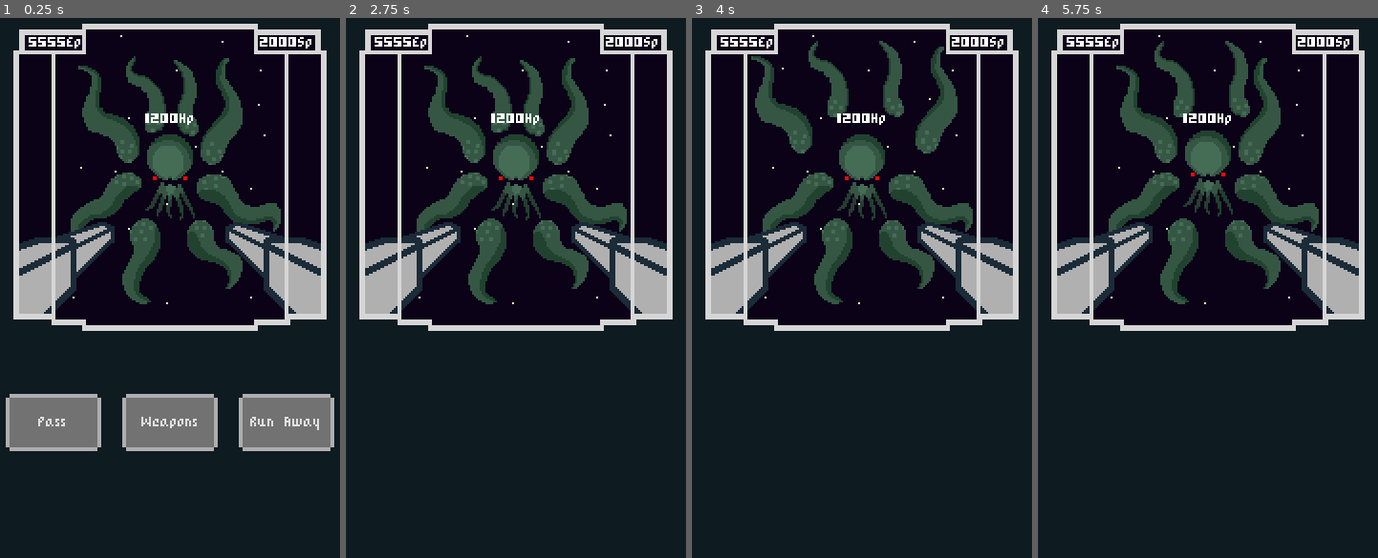
Above: before the commit, frames 1-4 (left to right).
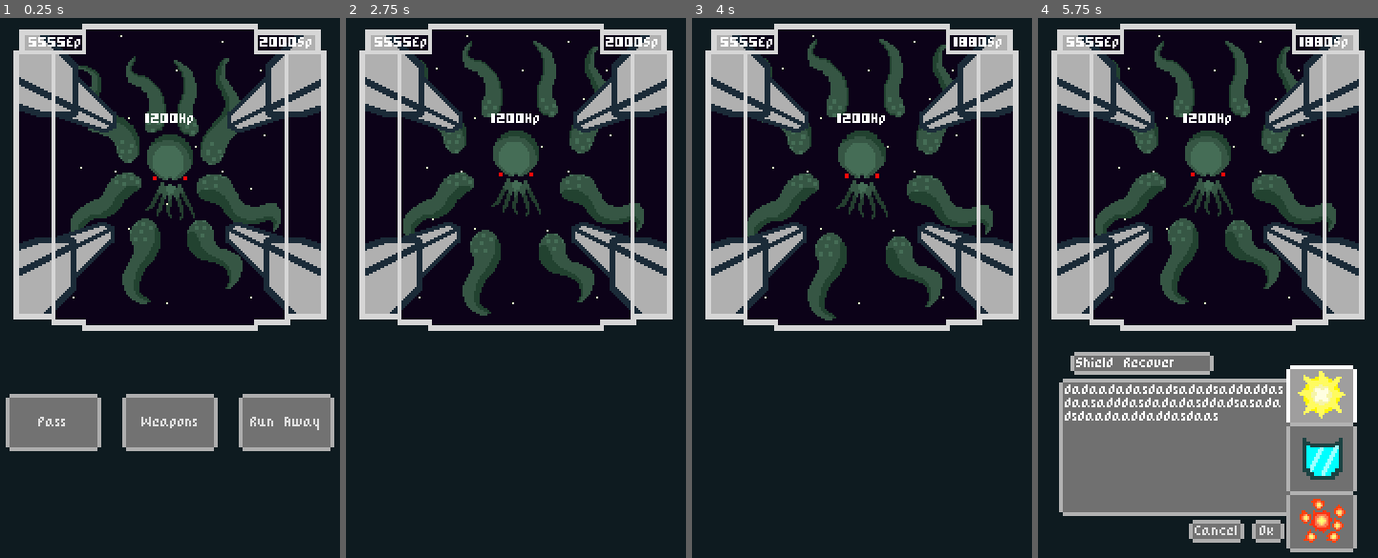
Above: after the commit, the same moments.

Repository: Razzf/SpaceRpg
Game: Godot game, scene res://Scenes/Battle.tscn
Two runs of this game, one before a commit and one after it. Both use one fixed random seed, a clock stepped at 60 frames per second and the inputs below. The project has no main scene, so this scene is started directly.
Inputs (mouse positions are in pixels of both pictures, inside the frame that each line leads up to):
- Up to frame 1 (0.25 s): no input
- Up to frame 2 (2.75 s): click "Pass" at 0.5 s; tap Enter at 2 s
- Up to frame 3 (4 s): no input
- Up to frame 4 (5.75 s): click (1208, 423) at 4.25 s, where only the run after the commit has a clickable "Weapons"; click (1320, 396) at 5.02 s

The runs differ from the first frame. In frame 1, 5.4% of the frame differs, in the area x 5-95%, y 3-22%; in frame 2, 13%; in frame 3, 9.7%; in frame 4, 36%, in the area x 5-95%, y 3-99%.

Commit message:
exlosion animation added

Diff:
--- a/Scenes/Battle.tscn
+++ b/Scenes/Battle.tscn
@@ -18,7 +18,9 @@
 position = Vector2( 90, 160 )
 texture = ExtResource( 13 )
 
-[node name="Enemy" parent="." instance=ExtResource( 12 )]
+[node name="Position2D" type="Position2D" parent="."]
+
+[node name="Enemy" parent="Position2D" instance=ExtResource( 12 )]
 position = Vector2( 90, 100 )
 
 [node name="SpaceShip" parent="." instance=ExtResource( 4 )]
--- /dev/null
+++ b/Scenes/Explosion.tscn
@@ -0,0 +1,45 @@
+[gd_scene load_steps=3 format=2]
+
+[ext_resource path="res://Img Resources/Frames Images/explosions frames.png" type="Texture" id=1]
+
+[sub_resource type="Animation" id=1]
+resource_name = "Explosion"
+length = 0.4
+tracks/0/type = "value"
+tracks/0/path = NodePath("Sprite:frame")
+tracks/0/interp = 1
+tracks/0/loop_wrap = true
+tracks/0/imported = false
+tracks/0/enabled = true
+tracks/0/keys = {
+"times": PoolRealArray( 0, 0.1, 0.2, 0.3, 0.4, 0.401 ),
+"transitions": PoolRealArray( 1, 1, 1, 1, 1, 1 ),
+"update": 1,
+"values": [ 0, 1, 2, 3, 4, 4 ]
+}
+tracks/1/type = "method"
+tracks/1/path = NodePath(".")
+tracks/1/interp = 1
+tracks/1/loop_wrap = true
+tracks/1/imported = false
+tracks/1/enabled = true
+tracks/1/keys = {
+"times": PoolRealArray( 0.4 ),
+"transitions": PoolRealArray( 1 ),
+"values": [ {
+"args": [  ],
+"method": "queue_free"
+} ]
+}
+
+[node name="Explosion" type="Node2D"]
+
+[node name="animExplosion" type="AnimationPlayer" parent="."]
+autoplay = "Explosion"
+playback_speed = 1.63
+anims/Explosion = SubResource( 1 )
+
+[node name="Sprite" type="Sprite" parent="."]
+texture = ExtResource( 1 )
+hframes = 5
+frame = 4
--- a/Scenes/SpaceShip.tscn
+++ b/Scenes/SpaceShip.tscn
@@ -4,7 +4,7 @@
 [ext_resource path="res://Scripts/StatsContainer.gd" type="Script" id=2]
 [ext_resource path="res://Scripts/Weapon.gd" type="Script" id=3]
 [ext_resource path="res://Resources/Fonts/PixelFont.tres" type="DynamicFont" id=4]
-[ext_resource path="res://Img Resources/Sprites and designs/ShipWindow2.png" type="Texture" id=5]
+[ext_resource path="res://Img Resources/Sprites and designs/ShipWindow4weapons.png" type="Texture" id=5]
 
 [node name="SpaceShip" type="Node2D"]
 script = ExtResource( 1 )
--- a/Scenes/WeaponSelector.tscn
+++ b/Scenes/WeaponSelector.tscn
@@ -31,27 +31,13 @@
 "values": [ Vector2( 2, 7 ), Vector2( 77, 7 ), Vector2( 135, 7 ), Vector2( 135, 40 ), Vector2( 135, 72 ) ]
 }
 
-[sub_resource type="Animation" id=6]
-tracks/0/type = "value"
-tracks/0/path = NodePath(".:rect_size")
-tracks/0/interp = 1
-tracks/0/loop_wrap = true
-tracks/0/imported = false
-tracks/0/enabled = true
-tracks/0/keys = {
-"times": PoolRealArray( 0, 0.2, 0.4, 0.6, 0.8, 1 ),
-"transitions": PoolRealArray( 1, 1, 1, 1, 1, 1 ),
-"update": 0,
-"values": [ Vector2( 135, 86 ), Vector2( 135, 47 ), Vector2( 135, 25 ), Vector2( 135, 6 ), Vector2( 73, 6 ), Vector2( 2, 6 ) ]
-}
+[sub_resource type="StyleBoxEmpty" id=6]
 
-[sub_resource type="StyleBoxEmpty" id=7]
+[sub_resource type="StyleBoxFlat" id=7]
 
-[sub_resource type="StyleBoxFlat" id=8]
+[sub_resource type="StyleBoxEmpty" id=8]
 
-[sub_resource type="StyleBoxEmpty" id=9]
-
-[sub_resource type="StyleBoxFlat" id=10]
+[sub_resource type="StyleBoxFlat" id=9]
 
 [node name="WeaponSelector" type="Container"]
 margin_right = 180.0
@@ -104,7 +90,7 @@
 visible = false
 margin_left = 147.0
 margin_top = 18.0
-margin_right = 149.0
+margin_right = 282.0
 margin_bottom = 25.0
 rect_scale = Vector2( -1, 1 )
 custom_styles/panel = ExtResource( 3 )
@@ -114,7 +100,6 @@
 
 [node name="PanelAnimation" type="AnimationPlayer" parent="DescriptionPanel"]
 anims/PanelAppear = SubResource( 5 )
-anims/PanelDisappear = SubResource( 6 )
 
 [node name="WeaponNamePanel" type="Panel" parent="DescriptionPanel"]
 visible = false
--- a/Scenes/Weapons/Explosive Bullets.tscn
+++ b/Scenes/Weapons/Explosive Bullets.tscn
@@ -1,9 +1,11 @@
-[gd_scene load_steps=3 format=2]
+[gd_scene load_steps=4 format=2]
 
 [ext_resource path="res://Scenes/Weapon.tscn" type="PackedScene" id=1]
 [ext_resource path="res://Img Resources/Icons Images/explosions.png" type="Texture" id=2]
+[ext_resource path="res://Scripts/WeaponScripts/Explosive Bullets.gd" type="Script" id=3]
 
 [node name="Explosive Bullets" instance=ExtResource( 1 )]
+script = ExtResource( 3 )
 icon_texture = ExtResource( 2 )
 energy_cost = 200
 power = 200
--- a/Scripts/BattleScene.gd
+++ b/Scripts/BattleScene.gd
@@ -18,7 +18,10 @@
 	print("enemy_turn_start")
 	var enemy = battle_units.Enemy
 	if enemy != null:
+		print("checking")
+		enemy.animation.get_animation("Idle").set_loop(false)
 		yield(enemy.animation, "animation_finished")
+		enemy.animation.get_animation("Idle").set_loop(true)
 		enemy.attack()
 		yield(enemy, "enemy_atacked")
 		enemy.animation.play("Idle")
--- a/Scripts/BattleUI.gd
+++ b/Scripts/BattleUI.gd
@@ -22,7 +22,8 @@
 
 func _ready():
 	battle_units.BattleUI = self
-	self.connect("turn_passed", get_parent(), "_on_BattleUI_turn_passed")
+# warning-ignore:return_value_discarded
+	self.connect("turn_passed", self.get_parent(), "_on_BattleUI_turn_passed")
 
 func _exit_tree():
 	battle_units.BattleUI = null
--- a/Scripts/SpaceShip.gd
+++ b/Scripts/SpaceShip.gd
@@ -9,6 +9,9 @@
 var energy = max_energy setget setEnergy
 
 var equipped_weapon = null
+var equipped_weapon2 = null
+var equipped_weapon3 = null
+var equipped_weapon4 = null
 
 const Weapons = [
 	preload("res://Scenes/Weapons/Explosive Bullets.tscn"),
@@ -35,6 +38,7 @@
 		remove_child(weapon)
 		weapon.free()
 		equipped_weapon = Weapons[w_index].instance()
+		print(Weapons[w_index])
 		add_child(equipped_weapon)
 	else:
 		equipped_weapon = Weapons[w_index]
@@ -42,12 +46,38 @@
 
 func attack_enemy(_enemy):
 	if _enemy != null:
+		var explosion1 = equipped_weapon.explosion.instance()
+		var explosion2 = equipped_weapon.explosion.instance()
+		var explosion3 = equipped_weapon.explosion.instance()
+		var explosion4 = equipped_weapon.explosion.instance()
+		var explosion5 = equipped_weapon.explosion.instance()
+		_enemy.add_child(explosion1)
+		explosion1.global_position = Vector2(80,80)
+		yield(get_tree().create_timer(.2),"timeout")
+		_enemy.add_child(explosion2)
+		explosion2.global_position = Vector2(95,95)
+		yield(get_tree().create_timer(.2),"timeout")
+		_enemy.add_child(explosion3)
+		explosion3.global_position = Vector2(120,120)
+		yield(get_tree().create_timer(.2),"timeout")
+		_enemy.add_child(explosion4)
+		explosion4.global_position = Vector2(80,135)
+		yield(get_tree().create_timer(.2),"timeout")
+		_enemy.add_child(explosion5)
+		explosion5.global_position = Vector2(60,120)
+		yield(get_tree().create_timer(.2),"timeout")
+
+
+
+
+
 		_enemy.take_damage(equipped_weapon.power)
 		self.energy -= equipped_weapon.energy_cost
 		emit_signal("weapon_used")
 
 func _ready():
 	update_equipped_weapon(0)
+	print(equipped_weapon)
 	battle_units.SpaceShip = self
 
 func _exit_tree():
--- a/Scripts/Weapon.gd
+++ b/Scripts/Weapon.gd
@@ -9,6 +9,8 @@
 onready var animation = $AnimationPlayer
 
 
+
+
 func set_energy_cost(value):
 	energy_cost = value
 
--- /dev/null
+++ b/Scripts/WeaponScripts/Explosive Bullets.gd
@@ -0,0 +1,9 @@
+extends "res://Scripts/Weapon.gd"
+
+
+const explosion = preload("res://Scenes/Explosion.tscn")
+
+
+
+func _ready():
+	pass # Replace with function body.
--- a/Scripts/WeaponSelector.gd
+++ b/Scripts/WeaponSelector.gd
@@ -29,7 +29,7 @@
 	btns.hide()
 	weaponNamePanel.hide()
 	weaponDescription.hide()
-	panelAnimations.play("PanelDisappear")
+	panelAnimations.play_backwards("PanelAppear")
 	yield(panelAnimations,"animation_finished")
 	battle_units.SpaceShip.attack_enemy(battle_units.Enemy)
 	emit_signal("weapon_selected")
@@ -39,7 +39,7 @@
 	btns.hide()
 	weaponNamePanel.hide()
 	weaponDescription.hide()
-	panelAnimations.play("PanelDisappear")
+	panelAnimations.play_backwards("PanelAppear")
 	yield(panelAnimations,"animation_finished")
 	queue_free()
 
Binary file added: Img Resources/Frames Images/explosions frames.png
Not shown, added: Img Resources/Frames Images/explosions frames.png.import
Binary file added: Img Resources/Sprites and designs/ShipWindow4weapons.png
Not shown, added: Img Resources/Sprites and designs/ShipWindow4weapons.png.import
Not shown: 3 places in Scenes/WeaponSelector.tscn that only renumber resources
